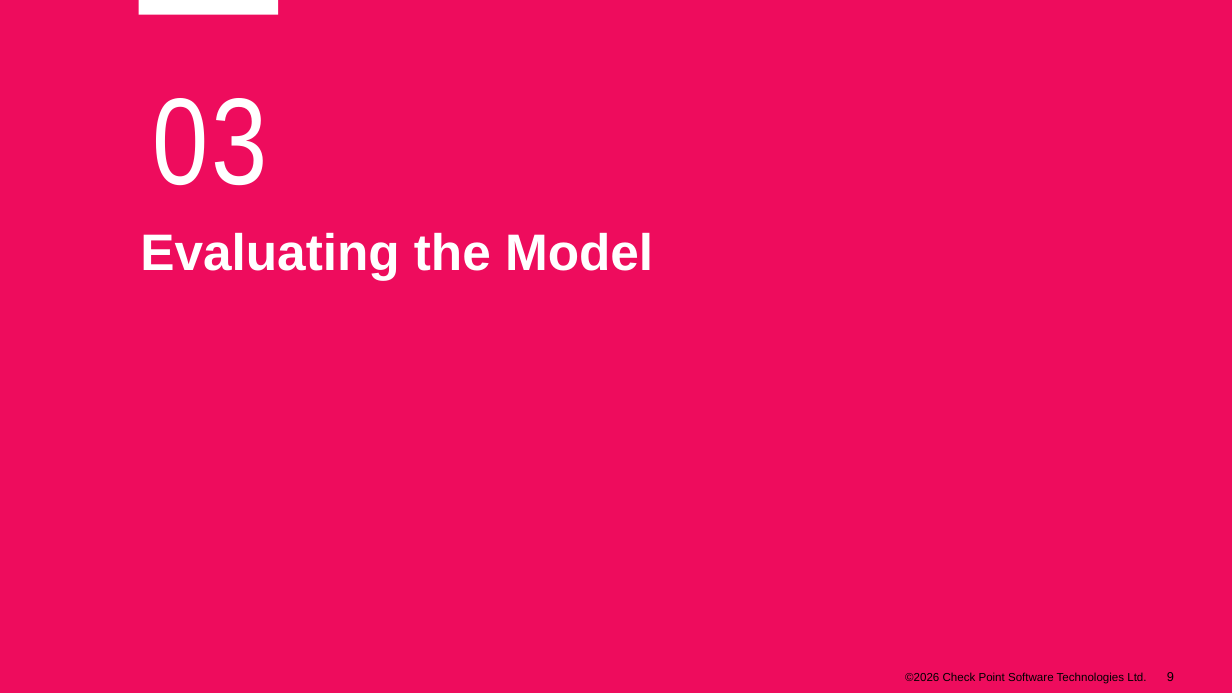
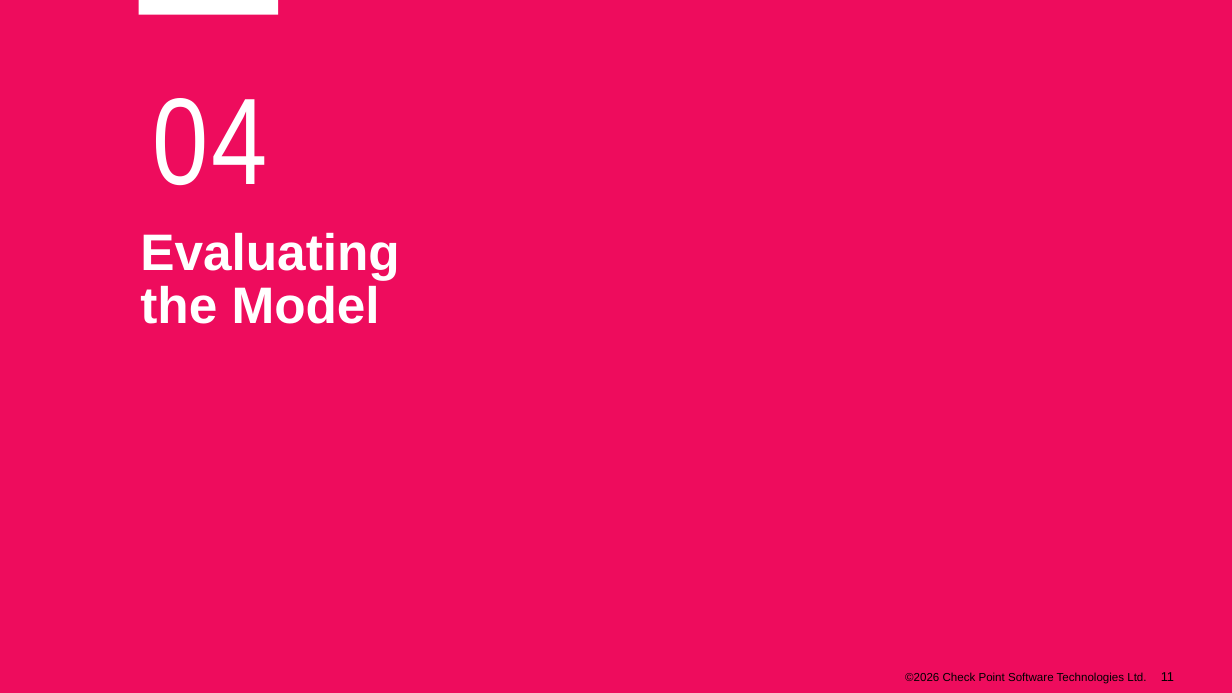
Before and after one commit to alshawwaf/ai-basic-training, a slide deck: slide 11 of stage1_classic_ml/02_linear_regression/Lecture-2-Linear-Regression.pptx (slide 9 before the commit). Drawn at 1232x693 pixels with LibreOffice and Linux fonts; fonts in the diff are those of the drawing; background and template pictures are left out. Boxes give left, top, right and bottom in pixels: in the first picture for what was removed or moved away, otherwise in the second. Text is boxed around its words. In the diff, an @@ line names an element or a change of style, - is before the commit and + after.

```diff
--- a/stage1_classic_ml/02_linear_regression/Lecture-2-Linear-Regression.pptx
+++ b/stage1_classic_ml/02_linear_regression/Lecture-2-Linear-Regression.pptx
@@ text at (x1=153, y1=98, x2=268, y2=186): text changed @@
-03
+04
@@ text at (x1=140, y1=232, x2=399, y2=324): text changed @@
-Evaluating the Model
+Evaluating
+the Model
@@ page number at (x1=1161, y1=672, x2=1174, y2=681): text changed @@
-9
+11
```
Also in this commit, not shown: 8 other slides changed, 9 slides added, 5 slides removed.
